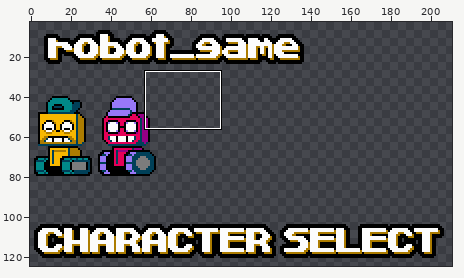
Sprite sheet: pygine/assets/sprites/sprites.png. Above, an overview of the earlier version with the close-up marked.
Close-up. Before the commit:
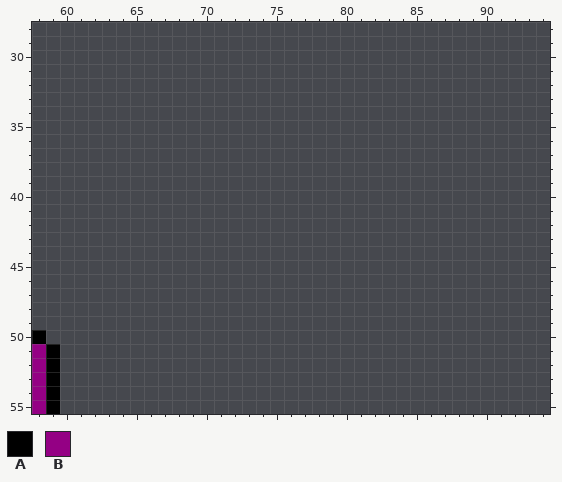
The file is 256x256 pixels. Shown: x 58..94, y 28..55. The wide view leaves out empty margins.
Palette (. is transparent): A #000000  B #940084
Pixels before, first column x 58:
50 A.
51 BA
52 BA
53 BA
54 BA
55 BA
After the commit:
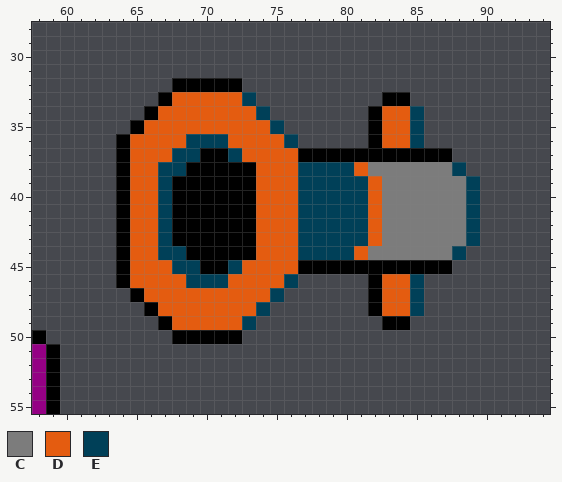
Colours new in this view: C #7c7c7c  D #e45c10  E #004058
Log entry: added a basic gun sprite
Changes in this commit:
The edit adds colour A in row 32 at x 68 to 72; in row 33 at x 67 and 83 to 84; in row 34 at x 66 and 82; in row 35 at x 65 and 82; in row 36 at x 64 and 82; in row 37 at x 64, 70 to 71 and 77 to 87.
The edit adds colour A in row 38 at x 64 and 69 to 73; in rows 39 to 43 at x 64 and 68 to 73; in row 44 at x 64 and 69 to 73; in row 45 at x 64, 70 to 71 and 77 to 87; in row 46 at x 64 and 82; in row 47 at x 65 and 82.
The edit adds colour A in row 48 at x 66 and 82; in row 49 at x 67 and 83 to 84; in row 50 at x 68 to 72.
The edit adds colour C in row 38 at x 82 to 87; in rows 39 to 43 at x 83 to 88; in row 44 at x 82 to 87.
The edit adds colour D in row 33 at x 68 to 72; in row 34 at x 67 to 73 and 83 to 84; in row 35 at x 66 to 74 and 83 to 84; in row 36 at x 65 to 68, 72 to 75 and 83 to 84; in row 37 at x 65 to 67 and 73 to 76; in row 38 at x 65 to 66, 74 to 76 and 81.
The edit adds colour D in rows 39 to 43 at x 65 to 66, 74 to 76 and 82; in row 44 at x 65 to 66, 74 to 76 and 81; in row 45 at x 65 to 67 and 73 to 76; in row 46 at x 65 to 68, 72 to 75 and 83 to 84; in row 47 at x 66 to 74 and 83 to 84; in row 48 at x 67 to 73 and 83 to 84.
The edit adds colour D in row 49 at x 68 to 72.
The edit adds colour E in row 33 at x 73; in row 34 at x 74 and 85; in row 35 at x 75 and 85; in row 36 at x 69 to 71, 76 and 85; in row 37 at x 68 to 69 and 72; in row 38 at x 67 to 68, 77 to 80 and 88.
The edit adds colour E in rows 39 to 43 at x 67, 77 to 81 and 89; in row 44 at x 67 to 68, 77 to 80 and 88; in row 45 at x 68 to 69 and 72; in row 46 at x 69 to 71, 76 and 85; in row 47 at x 75 and 85; in row 48 at x 74 and 85.
The edit adds colour E in row 49 at x 73.
Boxes around the changes in both close-ups, in picture pixels (x1, y1, x2, y2):
added: (116, 78, 480, 344)
